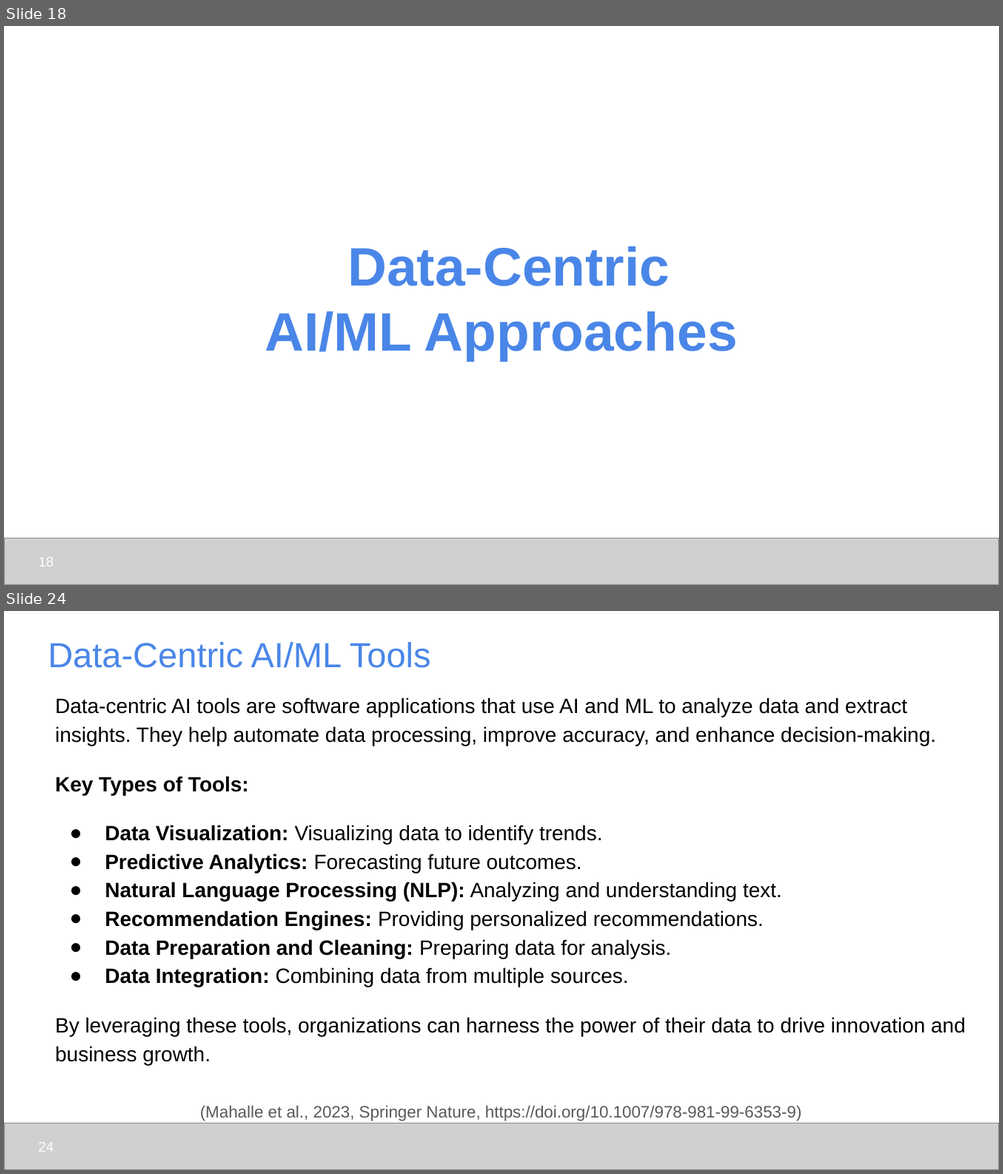
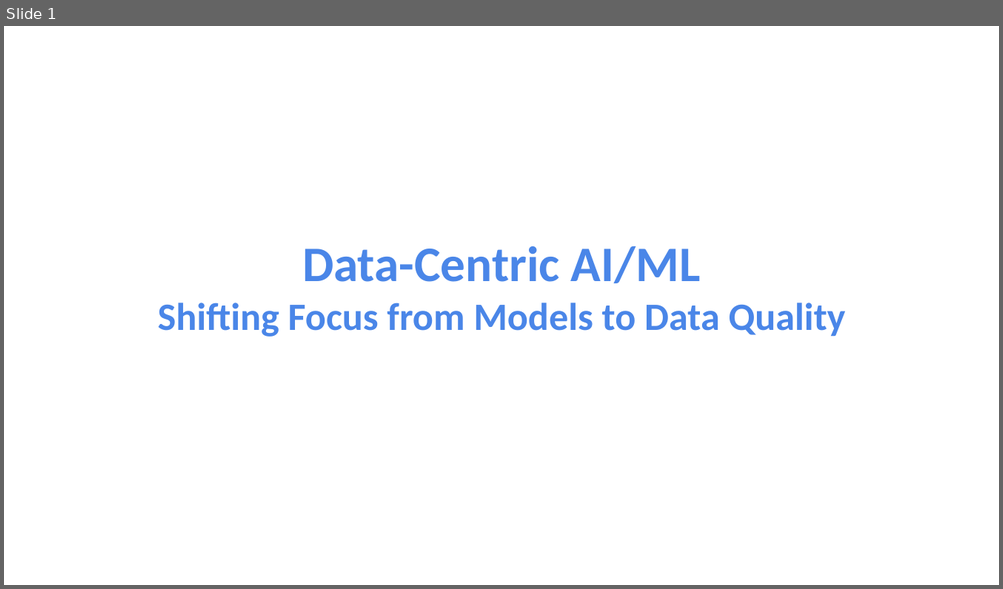
Before and after one commit to udel-cbcb/NIGMS-Sandbox-UD, a slide deck: Submodule_2/Lectures/Submodule_2_Lecture_3_Data_Centric_AI_ML.pptx. Shown one above the other, each under a label of ours: slides 18 and 24 before the commit, slide 1 after it; the slides between them are not shown. The pictures are 1003x1174 and 1003x589 pixels, drawn with LibreOffice and Linux fonts; fonts in the diff are those of the drawing; grey boxes stand for pictures; background and template pictures are left out. Boxes give left, top, right and bottom in pixels: in the first picture for what was removed or moved away, otherwise in the second. Text is boxed around its words. In the diff, an @@ line names an element or a change of style, - is before the commit and + after.

```diff
--- a/Submodule_2/Lectures/Submodule_2_Lecture_3_Data_Centric_AI_ML.pptx
+++ b/Submodule_2/Lectures/Submodule_2_Lecture_3_Data_Centric_AI_ML.pptx
@@ slide 24 removed at [4, 611, 999, 1170], background #FFFFFF @@
@@ title removed at [48, 642, 431, 668] @@
-Data-Centric AI/ML Tools
@@ text removed at [55, 698, 965, 1065] @@
-Data-centric AI tools are software applications that use AI and ML to analyze data and extract insights. They help automate data processing, improve accuracy, and enhance decision-making.
-Key Types of Tools:
-● Data Visualization: Visualizing data to identify trends.
-● Predictive Analytics: Forecasting future outcomes.
-● Natural Language Processing (NLP): Analyzing and understanding text.
-● Recommendation Engines: Providing personalized recommendations.
-● Data Preparation and Cleaning: Preparing data for analysis.
-● Data Integration: Combining data from multiple sources.
-By leveraging these tools, organizations can harness the power of their data to drive innovation and business growth.
@@ text removed at [200, 1106, 802, 1122] @@
-(Mahalle et al., 2023, Springer Nature, https://doi.org/10.1007/978-981-99-6353-9)
@@ picture removed at [4, 1123, 999, 1170] @@
@@ page number removed at [38, 1142, 54, 1152] @@
-24
@@ what was slide 18 is now slide 1 @@
@@ slide 1 changed as well @@
@@ title at [158, 247, 845, 337]: text changed; size 39.2 to 28 pt; font Arial to Calibri @@
-Data-Centric
-AI/ML Approaches
+Data-Centric AI/ML
+Shifting Focus from Models to Data Quality
@@ picture removed at [4, 538, 999, 585] @@
@@ page number removed at [38, 557, 54, 567] @@
-18
```
Also in this commit, not shown: 4 other slides changed, 4 slides added, 20 other slides removed, 3 other files.
